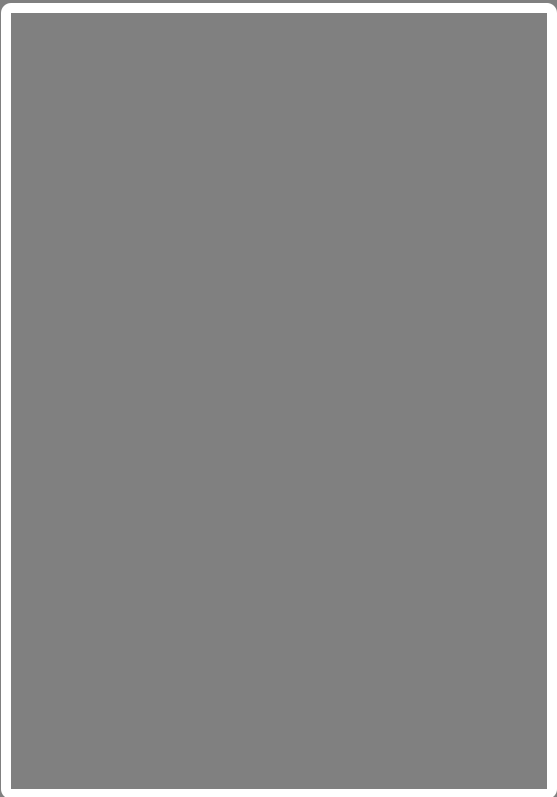
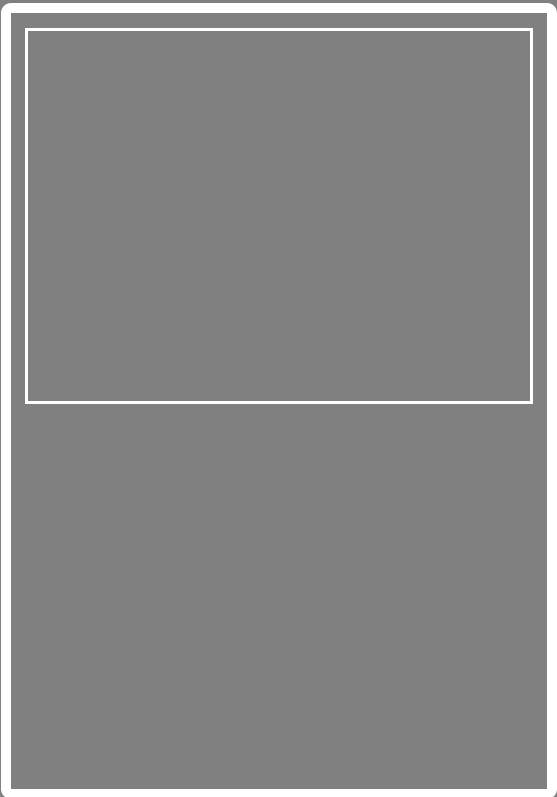
Comparing the layer stacks of the two 557px x 797px images. Changes:
added layer "Прямоугольник 1" above "Прямоугольник, скругл. углы 2" over [25, 28, 533, 404]
